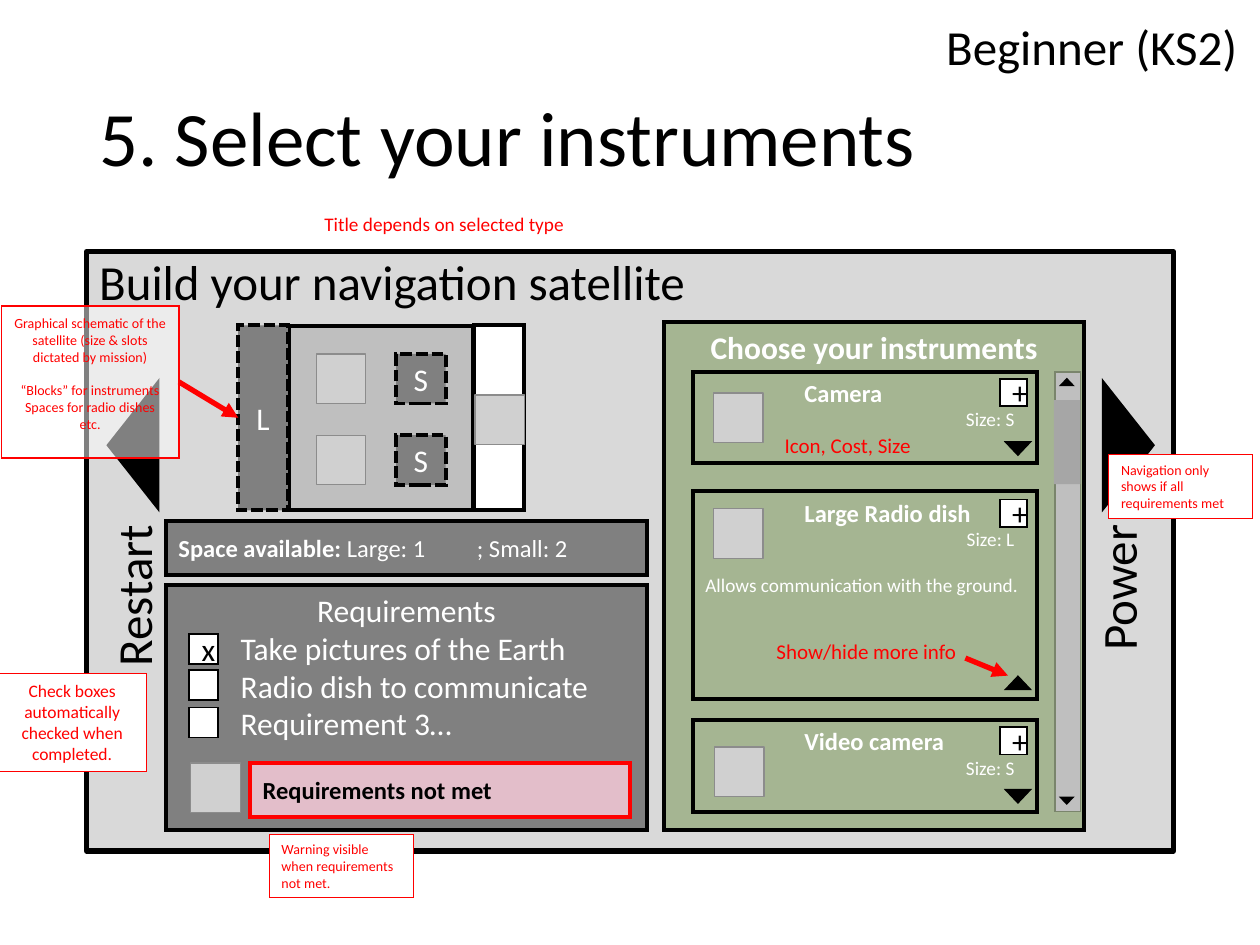
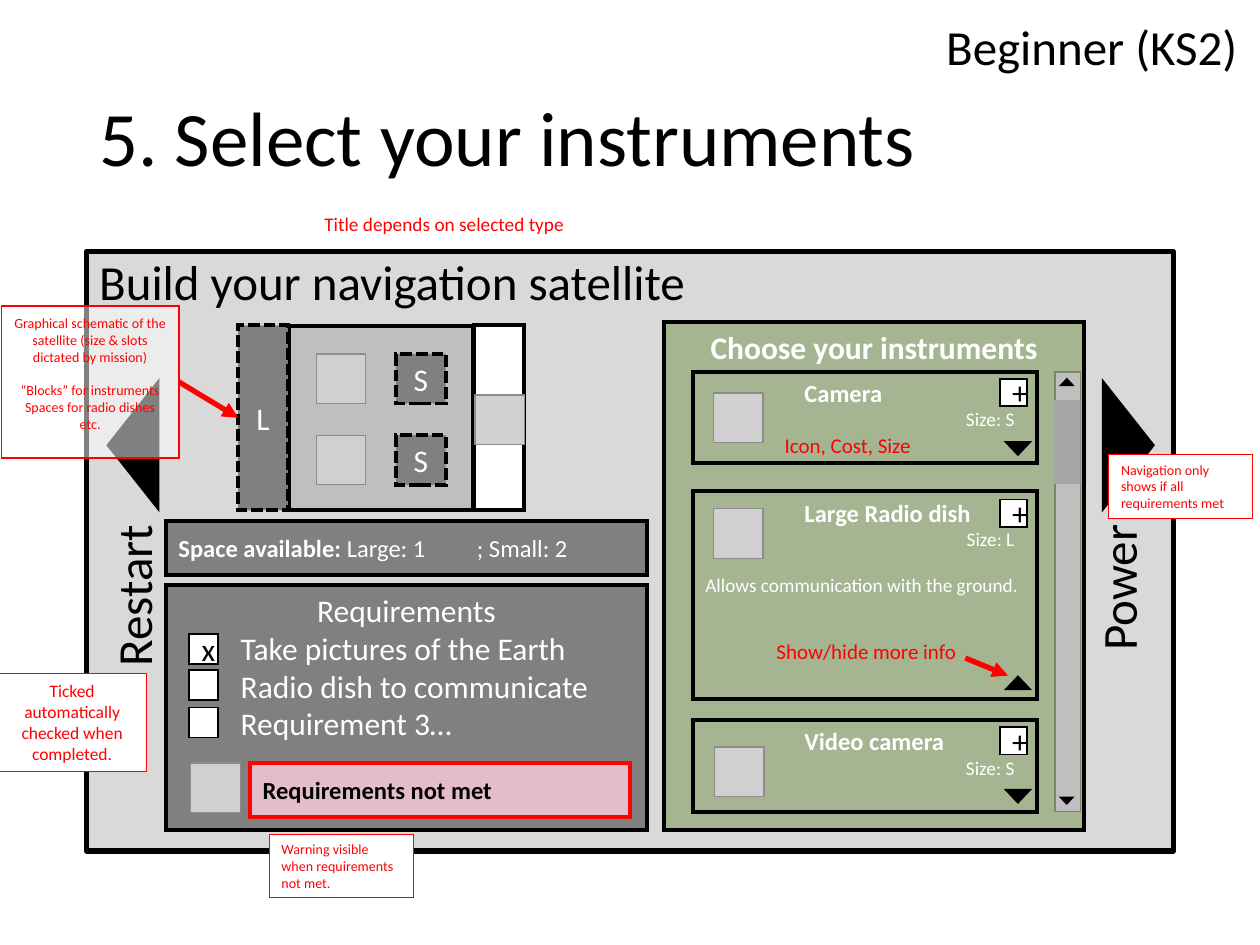
Before and after one commit to chrisnorth/classroom-rocket-scientist, a slide deck: slide 8 of outline_beginner.pptx. Drawn at 1260x945 pixels with LibreOffice and Linux fonts; fonts in the diff are those of the drawing; grey boxes stand for pictures. Boxes give left, top, right and bottom in pixels: in the first picture for what was removed or moved away, otherwise in the second. Text is boxed around its words. In the diff, an @@ line names an element or a change of style, - is before the commit and + after.

```diff
--- a/outline_beginner.pptx
+++ b/outline_beginner.pptx
@@ text in rectangle at [22,685,123,763]: text changed @@
-Check boxes automatically checked when completed.
+Ticked automatically checked when completed.
```
Also in this commit, not shown: 3 other slides changed, 3 other files.
